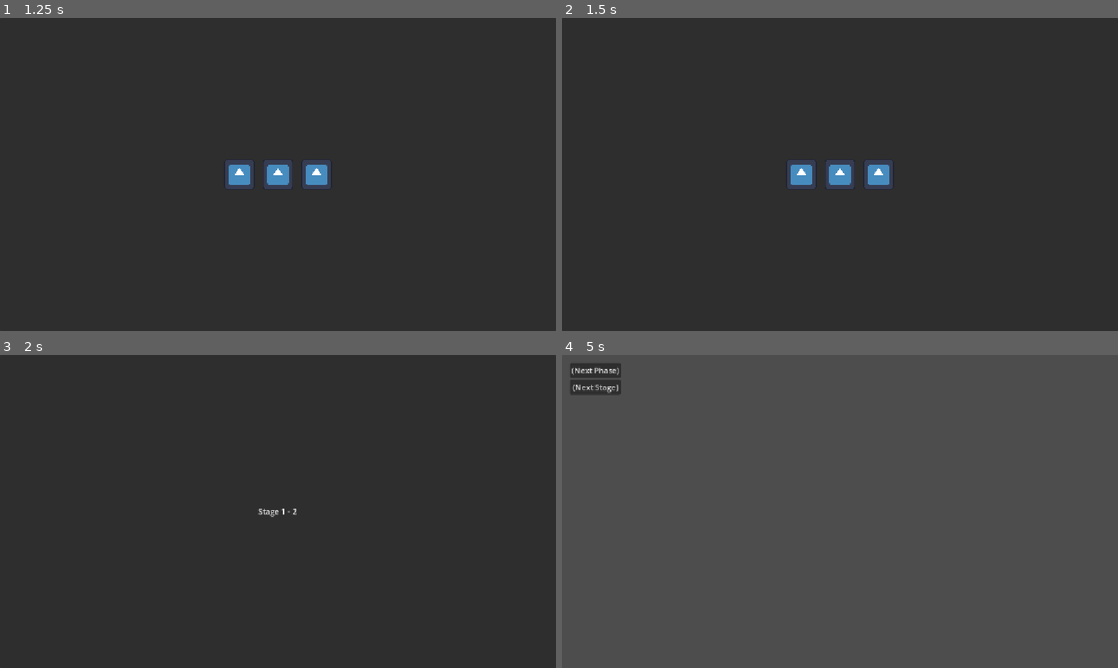
Above: before the commit, frames 1-4 (two rows, left to right).
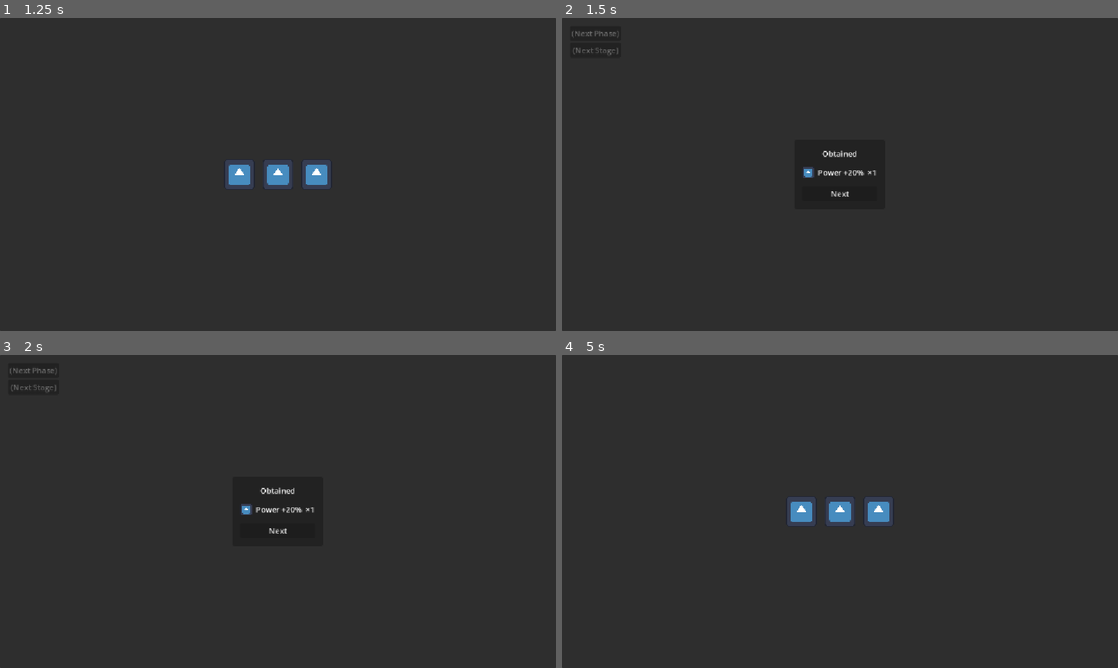
Above: after the commit, the same moments.

Repository: Adnyropast/pwkz-godot-4.7
Game: Godot game, scene res://scenes/stage.tscn
Two runs of this game, one before a commit and one after it. Both use one fixed random seed, a clock stepped at 60 frames per second and the inputs below. The project has no main scene, so this scene is started directly. The engine's default icon, where the game draws it, is replaced by a stand-in: a white triangle on a blue panel in a dark square.
Inputs (mouse positions are in pixels of both pictures, inside the frame that each line leads up to):
- Up to frame 1 (1.25 s): click "(Next Phase)" at 0.5 s
- Up to frame 2 (1.5 s): tap Enter (ui_accept) at 1.25, 1.35 s
- Up to frame 3 (2 s): tap Enter (ui_accept) at 1.52, 1.82 s
- Up to frame 4 (5 s): click (595, 370) at 2 s, where only the run after the commit has a clickable "(Next Phase)"; click (595, 386) at 2.75 s, where only the run after the commit has a clickable "(Next Stage)"; click (595, 386) at 3.5 s, where only the run after the commit has a clickable "(Next Stage)"; click (840, 530) at 4.25 s, where only the run after the commit has a clickable "Next"

Frame 1 is identical in both runs. In frame 2, 1.6% of the frame differs, in the area x 1-60%, y 4-58%; in frame 3, 0.4%; in frame 4, 99%, in the area x 0-100%, y 0-100%.

Commit message:
feat: add magicites rewards screen

Diff:
--- a/scenes/battle_text_box.gd
+++ b/scenes/battle_text_box.gd
@@ -9,9 +9,16 @@
 
 func set_victory() -> void:
 	label_node.text = "You won!"
+	unpause()
 	show()
 
 func confirm() -> void:
-	hide()
+	pause()
 
 	closed.emit()
+
+func pause() -> void:
+	process_mode = Node.PROCESS_MODE_DISABLED
+
+func unpause() -> void:
+	process_mode = Node.PROCESS_MODE_INHERIT
--- a/scenes/rescue_screen.gd
+++ b/scenes/rescue_screen.gd
@@ -4,6 +4,7 @@
 const STEP_1: int = 1
 const STEP_END: int = 2
 const STEP_END_RESULTS: int = 3
+const STEP_REWARDS: int = 4
 
 @onready var dialogue_box: Node = $MarginContainer/DialogueBox
 var step: int = STEP_0
@@ -21,6 +22,8 @@
 		init_step_0()
 	elif step == STEP_1:
 		init_step_1()
+	elif step == STEP_REWARDS:
+		init_step_rewards()
 	elif step == STEP_END_RESULTS:
 		init_step_end_results()
 	else:
@@ -31,6 +34,8 @@
 		cleanup_step_0()
 	elif step == STEP_1:
 		cleanup_step_1()
+	elif step == STEP_REWARDS:
+		cleanup_step_rewards()
 	elif step == STEP_END_RESULTS:
 		cleanup_step_end_results()
 	else:
@@ -41,10 +46,7 @@
 	dialogue_box.set_message("Thank you for saving me!")
 
 func cleanup_step_0() -> void:
-	if WorldState.is_final_world():
-		init_step(STEP_END_RESULTS)
-	else:
-		init_step(STEP_1)
+	init_step(STEP_REWARDS)
 
 func init_step_1() -> void:
 	dialogue_box.set_message("Please save my other friend, too.")
@@ -58,5 +60,14 @@
 func cleanup_step_end_results() -> void:
 	init_step(STEP_1)
 
+func init_step_rewards() -> void:
+	PopupInterfaces.open_rewards_popup(cleanup_step)
+
+func cleanup_step_rewards() -> void:
+	if WorldState.is_final_world():
+		init_step(STEP_END_RESULTS)
+	else:
+		init_step(STEP_1)
+
 func end_step() -> void:
 	WorldState.end_rescue()
--- /dev/null
+++ b/scenes/rewards_popup.gd
@@ -0,0 +1,6 @@
+extends Control
+
+signal next_button_pressed
+
+func _on_button_next_pressed() -> void:
+	next_button_pressed.emit()
--- /dev/null
+++ b/scenes/rewards_popup.tscn
@@ -0,0 +1,78 @@
+[gd_scene format=3 uid="uid://cvb48lr6wp2vg"]
+
+[ext_resource type="Texture2D" uid="uid://dh4ttleyycexo" path="res://icon.svg" id="1_hoyi3"]
+[ext_resource type="Script" uid="uid://bj28ds7bvvqsr" path="res://scenes/rewards_popup.gd" id="1_twdr0"]
+
+[node name="RewardsPopup" type="Control" unique_id=866865378]
+layout_mode = 3
+anchors_preset = 15
+anchor_right = 1.0
+anchor_bottom = 1.0
+grow_horizontal = 2
+grow_vertical = 2
+script = ExtResource("1_twdr0")
+
+[node name="PanelContainer" type="PanelContainer" parent="." unique_id=326004315]
+layout_mode = 1
+anchors_preset = 15
+anchor_right = 1.0
+anchor_bottom = 1.0
+grow_horizontal = 2
+grow_vertical = 2
+
+[node name="CenterContainer" type="CenterContainer" parent="PanelContainer" unique_id=737444465]
+layout_mode = 2
+
+[node name="PanelContainer" type="PanelContainer" parent="PanelContainer/CenterContainer" unique_id=1266136918]
+layout_mode = 2
+
+[node name="MarginContainer" type="MarginContainer" parent="PanelContainer/CenterContainer/PanelContainer" unique_id=1976528949]
+layout_mode = 2
+theme_override_constants/margin_left = 16
+theme_override_constants/margin_top = 16
+theme_override_constants/margin_right = 16
+theme_override_constants/margin_bottom = 16
+
+[node name="VBoxContainer" type="VBoxContainer" parent="PanelContainer/CenterContainer/PanelContainer/MarginContainer" unique_id=2074924204]
+layout_mode = 2
+theme_override_constants/separation = 16
+
+[node name="Label" type="Label" parent="PanelContainer/CenterContainer/PanelContainer/MarginContainer/VBoxContainer" unique_id=1329094846]
+layout_mode = 2
+text = "Obtained"
+horizontal_alignment = 1
+
+[node name="VBoxContainer" type="VBoxContainer" parent="PanelContainer/CenterContainer/PanelContainer/MarginContainer/VBoxContainer" unique_id=1588517389]
+layout_mode = 2
+
+[node name="HBoxContainer" type="HBoxContainer" parent="PanelContainer/CenterContainer/PanelContainer/MarginContainer/VBoxContainer/VBoxContainer" unique_id=2034760886]
+layout_mode = 2
+theme_override_constants/separation = 8
+
+[node name="TextureRect" type="TextureRect" parent="PanelContainer/CenterContainer/PanelContainer/MarginContainer/VBoxContainer/VBoxContainer/HBoxContainer" unique_id=771861063]
+custom_minimum_size = Vector2(24, 24)
+layout_mode = 2
+texture = ExtResource("1_hoyi3")
+expand_mode = 1
+
+[node name="LabelName" type="Label" parent="PanelContainer/CenterContainer/PanelContainer/MarginContainer/VBoxContainer/VBoxContainer/HBoxContainer" unique_id=158238303]
+layout_mode = 2
+text = "Power +20%"
+
+[node name="HBoxContainer" type="HBoxContainer" parent="PanelContainer/CenterContainer/PanelContainer/MarginContainer/VBoxContainer/VBoxContainer/HBoxContainer" unique_id=528508721]
+layout_mode = 2
+theme_override_constants/separation = 0
+
+[node name="Label" type="Label" parent="PanelContainer/CenterContainer/PanelContainer/MarginContainer/VBoxContainer/VBoxContainer/HBoxContainer/HBoxContainer" unique_id=1396039660]
+layout_mode = 2
+text = "×"
+
+[node name="LabelQuantity" type="Label" parent="PanelContainer/CenterContainer/PanelContainer/MarginContainer/VBoxContainer/VBoxContainer/HBoxContainer/HBoxContainer" unique_id=1209714507]
+layout_mode = 2
+text = "1"
+
+[node name="ButtonNext" type="Button" parent="PanelContainer/CenterContainer/PanelContainer/MarginContainer/VBoxContainer" unique_id=402560058]
+layout_mode = 2
+text = "Next"
+
+[connection signal="pressed" from="PanelContainer/CenterContainer/PanelContainer/MarginContainer/VBoxContainer/ButtonNext" to="." method="_on_button_next_pressed"]
--- a/scenes/stage.gd
+++ b/scenes/stage.gd
@@ -10,7 +10,7 @@
 	WorldState.next_stage()
 
 func _on_battle_text_box_closed() -> void:
-	WorldState.next_phase()
+	PopupInterfaces.open_rewards_popup(on_rewards_closed)
 
 func end_phase() -> void:
 	commands_menu_node.hide()
@@ -22,3 +22,6 @@
 			WorldState.next_phase_rescue()
 		else:
 			text_box_node.set_victory()
+
+func on_rewards_closed() -> void:
+	WorldState.next_phase()
--- a/static/PopupInterfaces.gd
+++ b/static/PopupInterfaces.gd
@@ -9,3 +9,11 @@
 	continue_button_pressed.connect(callback_callable)
 	continue_button_pressed.connect(popup.queue_free)
 	tree.root.add_child(popup)
+
+static func open_rewards_popup(callback_callable: Callable) -> void:
+	var tree: SceneTree = Engine.get_main_loop()
+	var popup = preload("res://scenes/rewards_popup.tscn").instantiate()
+	var next_button_pressed: Signal = popup.next_button_pressed
+	next_button_pressed.connect(callback_callable)
+	next_button_pressed.connect(popup.queue_free)
+	tree.root.add_child(popup)
Not shown, added: scenes/rewards_popup.gd.uid
